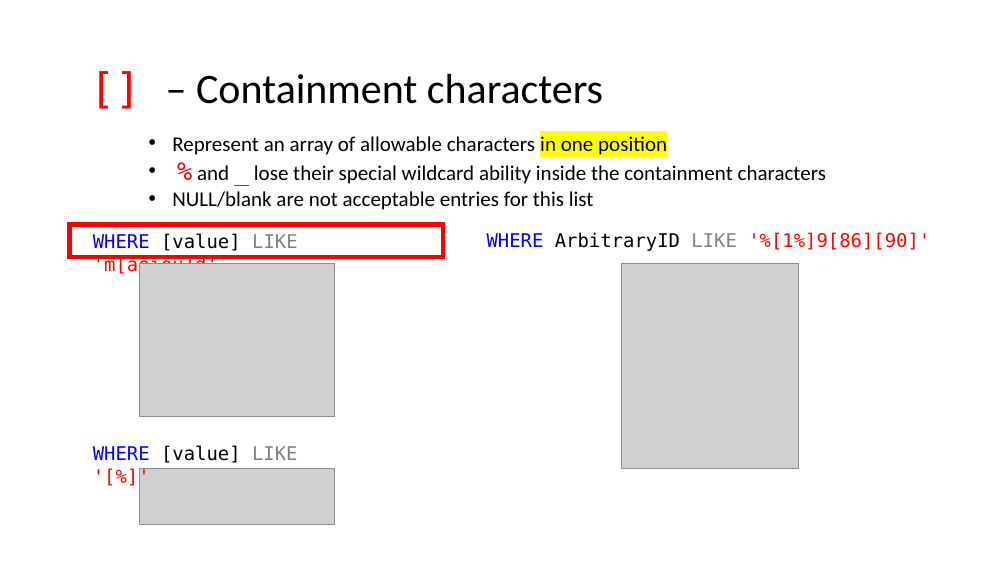
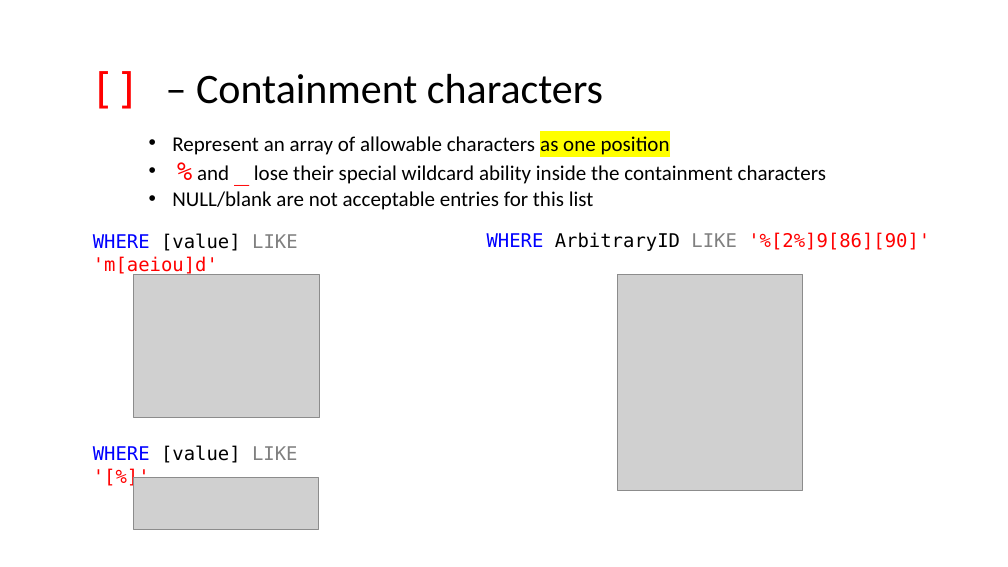
Before and after one commit to jbfoushee/MyPresentations, a slide deck: slide 11 of TSQL_LIKE_Operator/TSQL LIKE.pptx. Drawn at 1008x567 pixels with LibreOffice and Linux fonts; fonts in the diff are those of the drawing; grey boxes stand for pictures. Boxes give left, top, right and bottom in pixels: in the first picture for what was removed or moved away, otherwise in the second. Text is boxed around its words. In the diff, an @@ line names an element or a change of style, - is before the commit and + after.

```diff
--- a/TSQL_LIKE_Operator/TSQL LIKE.pptx
+++ b/TSQL_LIKE_Operator/TSQL LIKE.pptx
@@ text at (172,136,670,155): text changed @@
-• Represent an array of allowable characters in one position
+• Represent an array of allowable characters as one position
@@ rectangle removed at (70,225,444,257) @@
@@ text at (487,232,930,251): text changed @@
-WHERE ArbitraryID LIKE '%[1%]9[86][90]'
+WHERE ArbitraryID LIKE '%[2%]9[86][90]'
@@ picture: place and size @@
-picture at (139,263,335,416)
+picture at (134,274,320,418)
@@ picture: place and size @@
-picture at (622,263,799,469)
+picture at (617,274,803,490)
@@ picture: place and size @@
-picture at (139,469,335,524)
+picture at (134,477,319,529)
```
Also in this commit, not shown: 10 other slides changed, 3 slides removed, 5 other files.
